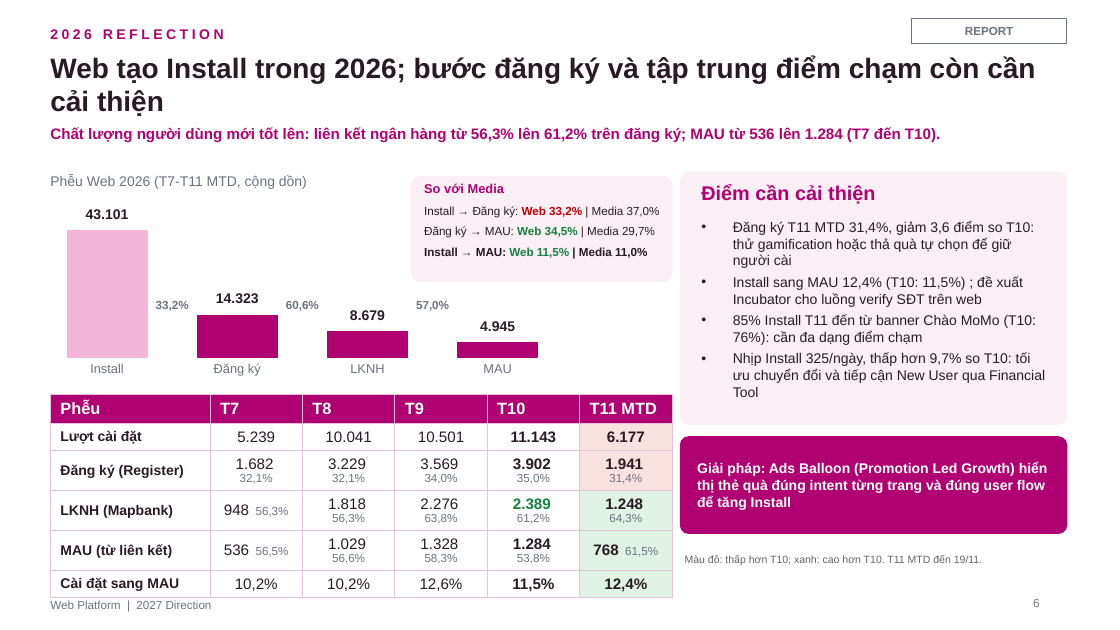
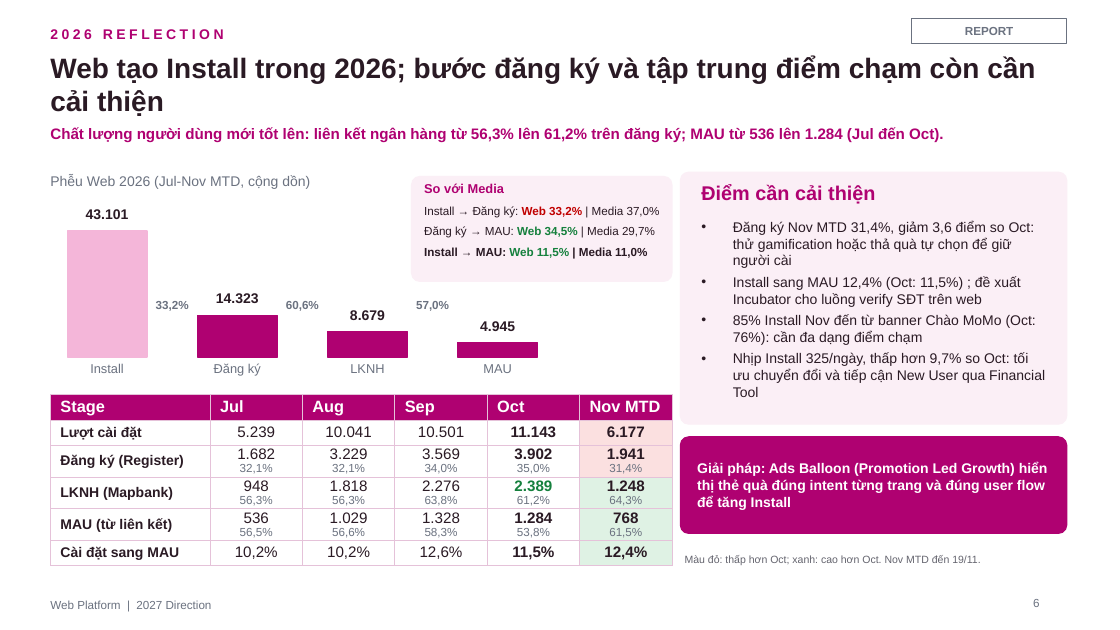
Before and after one commit to stormhoang/hienho-knowledgebase, a slide deck: slide 6 of 07_REPORTS/docs/strategy/2027 Direction - Web Platform (Framework).pptx. Drawn at 1120x630 pixels with LibreOffice and Linux fonts; fonts in the diff are those of the drawing. Boxes give left, top, right and bottom in pixels: in the first picture for what was removed or moved away, otherwise in the second. Text is boxed around its words. In the diff, an @@ line names an element or a change of style, - is before the commit and + after.

```diff
--- a/07_REPORTS/docs/strategy/2027 Direction - Web Platform (Framework).pptx
+++ b/07_REPORTS/docs/strategy/2027 Direction - Web Platform (Framework).pptx
@@ text at box(50, 127, 943, 143): text changed @@
-Chất lượng người dùng mới tốt lên: liên kết ngân hàng từ 56,3% lên 61,2% trên đăng ký; MAU từ 536 lên 1.284 (T7 đến T10).
+Chất lượng người dùng mới tốt lên: liên kết ngân hàng từ 56,3% lên 61,2% trên đăng ký; MAU từ 536 lên 1.284 (Jul đến Oct).
@@ text at box(50, 174, 310, 189): text changed @@
-Phễu Web 2026 (T7-T11 MTD, cộng dồn)
+Phễu Web 2026 (Jul-Nov MTD, cộng dồn)
@@ text at box(733, 221, 1045, 397): text changed @@
-• Đăng ký T11 MTD 31,4%, giảm 3,6 điểm so T10: thử gamification hoặc thả quà tự chọn để giữ người cài
-• Install sang MAU 12,4% (T10: 11,5%) ; đề xuất Incubator cho luồng verify SĐT trên web
-• 85% Install T11 đến từ banner Chào MoMo (T10: 76%): cần đa dạng điểm chạm
-• Nhịp Install 325/ngày, thấp hơn 9,7% so T10: tối ưu chuyển đổi và tiếp cận New User qua Financial Tool
+• Đăng ký Nov MTD 31,4%, giảm 3,6 điểm so Oct: thử gamification hoặc thả quà tự chọn để giữ người cài
+• Install sang MAU 12,4% (Oct: 11,5%) ; đề xuất Incubator cho luồng verify SĐT trên web
+• 85% Install Nov đến từ banner Chào MoMo (Oct: 76%): cần đa dạng điểm chạm
+• Nhịp Install 325/ngày, thấp hơn 9,7% so Oct: tối ưu chuyển đổi và tiếp cận New User qua Financial Tool
@@ table at box(50, 395, 672, 564) @@
-row 1: Phễu | T7 | T8 | T9 | T10 | T11 MTD
+row 1: Stage | Jul | Aug | Sep | Oct | Nov MTD
-row 3: Đăng ký (Register) | 1.682 32,1% | 3.229 32,1% | 3.569 34,0% | 3.902 35,0% | 1.941 31,4%
+row 3: Đăng ký (Register) | 1.682 / 32,1% | 3.229 / 32,1% | 3.569 / 34,0% | 3.902 / 35,0% | 1.941 / 31,4%
-row 4: LKNH (Mapbank) | 948 56,3% | 1.818 56,3% | 2.276 63,8% | 2.389 61,2% | 1.248 64,3%
+row 4: LKNH (Mapbank) | 948 / 56,3% | 1.818 / 56,3% | 2.276 / 63,8% | 2.389 / 61,2% | 1.248 / 64,3%
-row 5: MAU (từ liên kết) | 536 56,5% | 1.029 56,6% | 1.328 58,3% | 1.284 53,8% | 768 61,5%
+row 5: MAU (từ liên kết) | 536 / 56,5% | 1.029 / 56,6% | 1.328 / 58,3% | 1.284 / 53,8% | 768 / 61,5%
@@ line spacing 1 to 0.95 @@
@@ text at box(685, 555, 980, 565): text changed @@
-Màu đỏ: thấp hơn T10; xanh: cao hơn T10. T11 MTD đến 19/11.
+Màu đỏ: thấp hơn Oct; xanh: cao hơn Oct. Nov MTD đến 19/11.
```
Also in this commit, not shown: 13 other slides changed, 1 slide removed.
